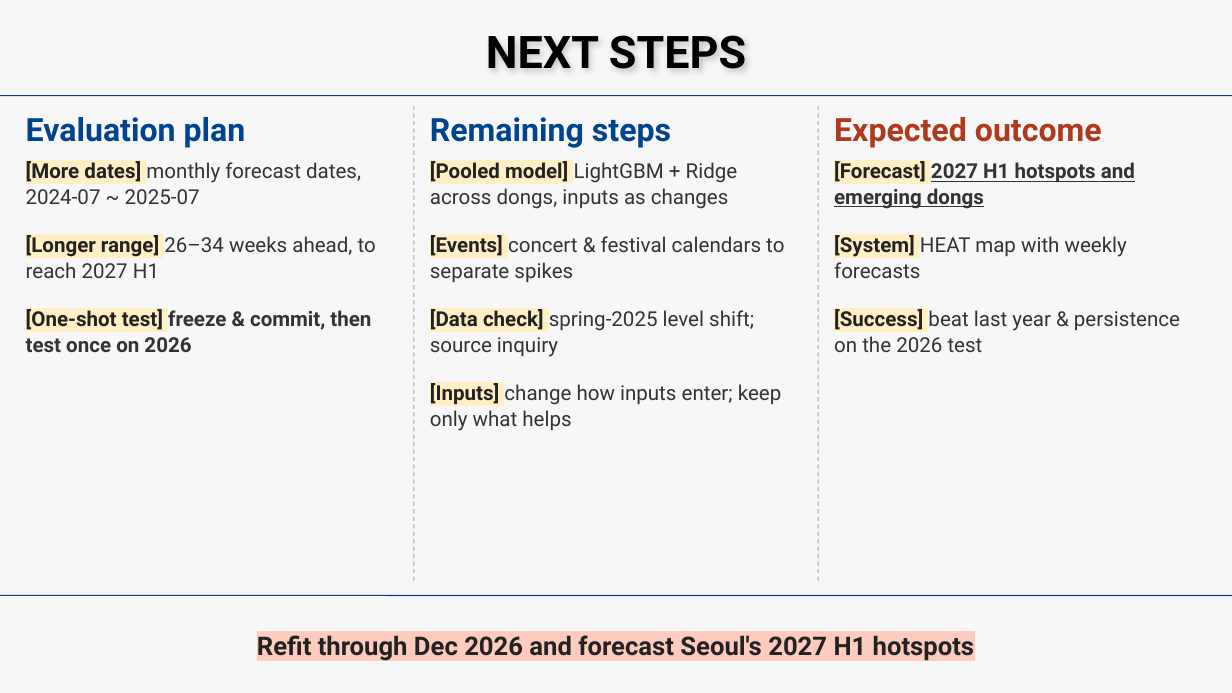
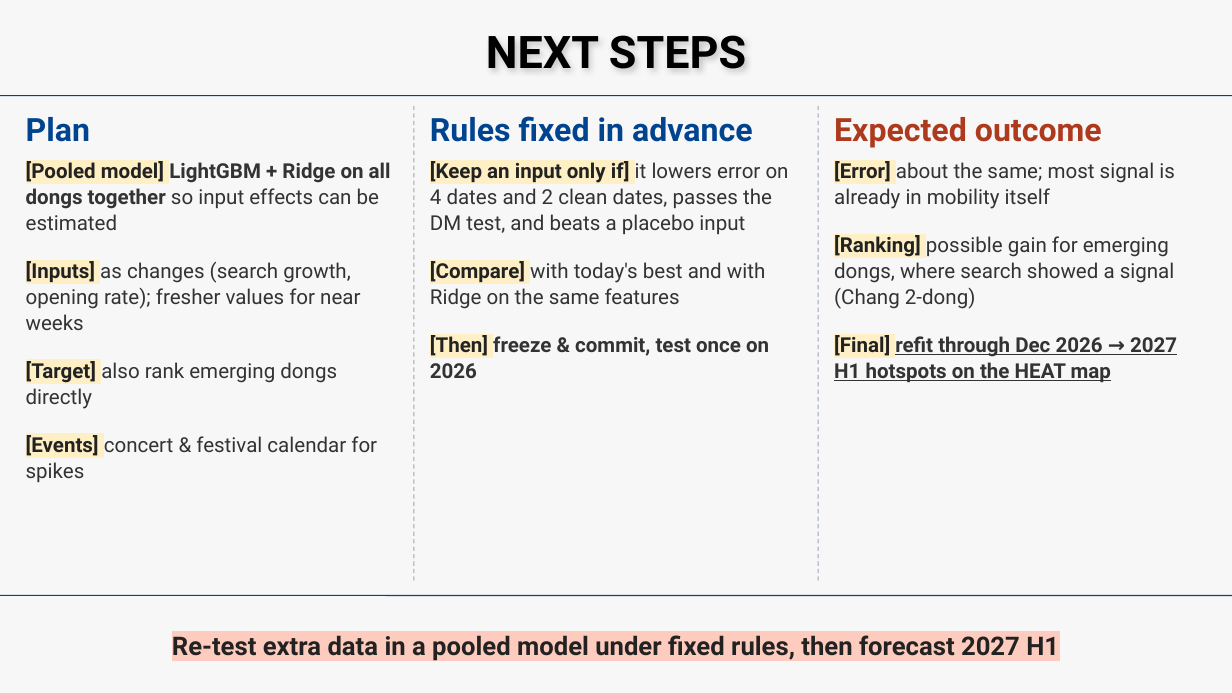
Before and after one commit to beblack127/HEAT, a slide deck: slide 10 of reports/gt_midterm/slides/HEAT_midterm.pptx. Drawn at 1232x693 pixels with LibreOffice and Linux fonts; fonts in the diff are those of the drawing. Boxes give left, top, right and bottom in pixels: in the first picture for what was removed or moved away, otherwise in the second. Text is boxed around its words. In the diff, an @@ line names an element or a change of style, - is before the commit and + after.

```diff
--- a/reports/gt_midterm/slides/HEAT_midterm.pptx
+++ b/reports/gt_midterm/slides/HEAT_midterm.pptx
@@ text at [26, 117, 90, 142]: text changed @@
-Evaluation plan
+Plan
@@ text at [430, 116, 753, 142]: text changed @@
-Remaining steps
+Rules fixed in advance
@@ text at [26, 159, 391, 482]: text changed; bold off @@
-[More dates] monthly forecast dates, 2024-07 ~ 2025-07
-[Longer range] 26–34 weeks ahead, to reach 2027 H1
-[One-shot test] freeze & commit, then test once on 2026
+[Pooled model] LightGBM + Ridge on all dongs together so input effects can be estimated
+[Inputs] as changes (search growth, opening rate); fresher values for near weeks
+[Target] also rank emerging dongs directly
+[Events] concert & festival calendar for spikes
@@ text at [430, 159, 789, 378]: text changed @@
-[Pooled model] LightGBM + Ridge across dongs, inputs as changes
-[Events] concert & festival calendars to separate spikes
-[Data check] spring-2025 level shift; source inquiry
-[Inputs] change how inputs enter; keep only what helps
+[Keep an input only if] it lowers error on 4 dates and 2 clean dates, passes the DM test, and beats a placebo input
+[Compare] with today's best and with Ridge on the same features
+[Then] freeze & commit, test once on 2026
@@ text at [834, 159, 1177, 382]: text changed @@
-[Forecast] 2027 H1 hotspots and emerging dongs
-[System] HEAT map with weekly forecasts
-[Success] beat last year & persistence on the 2026 test
+[Error] about the same; most signal is already in mobility itself
+[Ranking] possible gain for emerging dongs, where search showed a signal (Chang 2-dong)
+[Final] refit through Dec 2026 → 2027 H1 hotspots on the HEAT map
@@ text at [172, 635, 1059, 661]: text changed @@
-Refit through Dec 2026 and forecast Seoul's 2027 H1 hotspots
+Re-test extra data in a pooled model under fixed rules, then forecast 2027 H1
```
Also in this commit, not shown: 5 other slides changed, 4 slides added, 4 slides removed, 13 other files.
